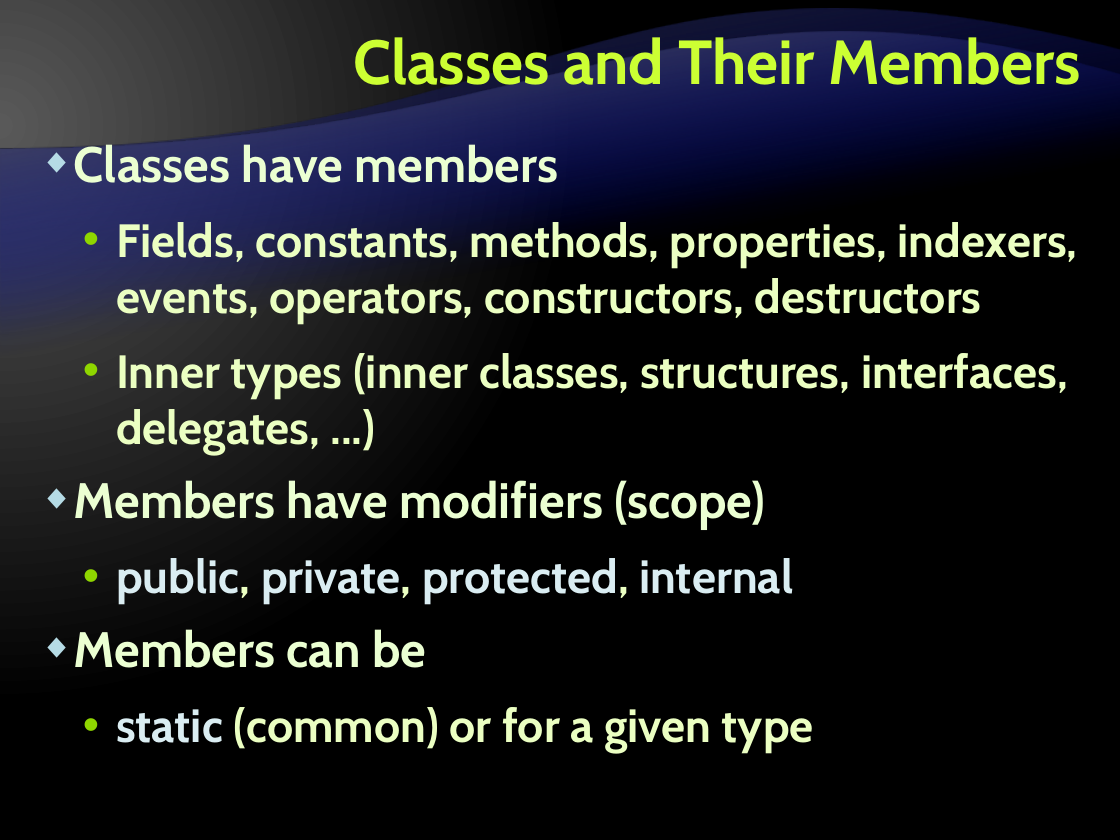
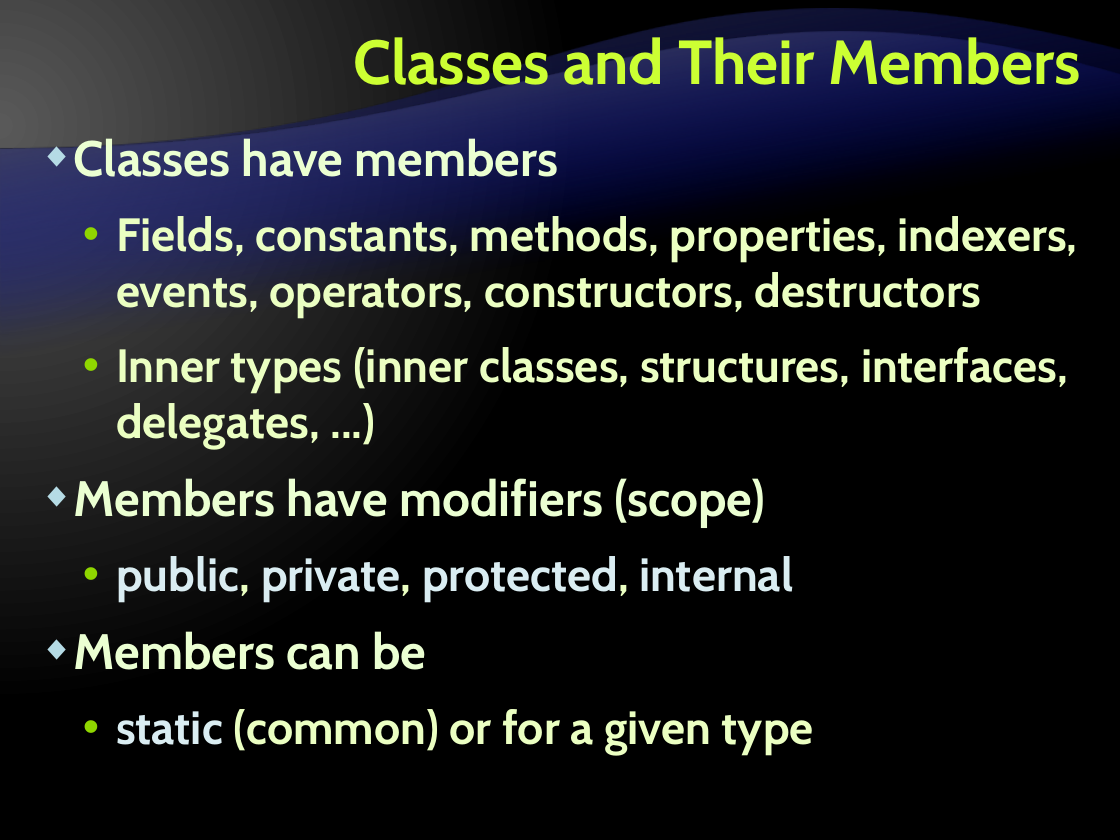
Before and after one commit to Graveheart/aspnetcourse, a slide deck: slide 9 of 2010/lectures/4. Object-Oriented Programming with CSharp.pptx. Drawn at 1120x840 pixels with LibreOffice and Linux fonts; fonts in the diff are those of the drawing; background and template pictures are left out. Boxes give left, top, right and bottom in pixels: in the first picture for what was removed or moved away, otherwise in the second. Text is boxed around its words. In the diff, an @@ line names an element or a change of style, - is before the commit and + after.

```diff
--- a/2010/lectures/4. Object-Oriented Programming with CSharp.pptx
+++ b/2010/lectures/4. Object-Oriented Programming with CSharp.pptx
@@ text "Classes have members" at (x1=74, y1=135, x2=1077, y2=756): line spacing 36pt to 1 @@
```
Also in this commit, not shown: 14 other slides changed.
